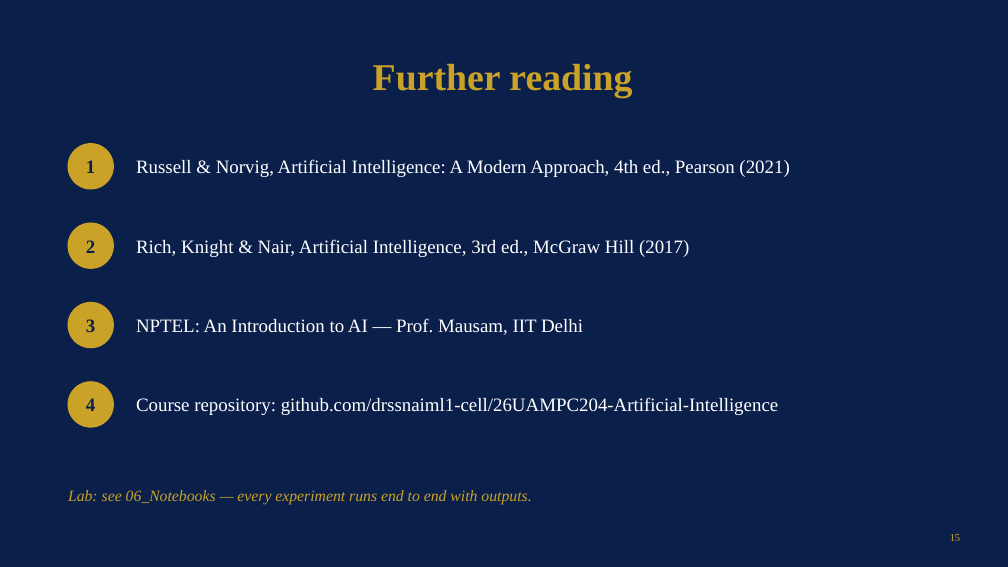
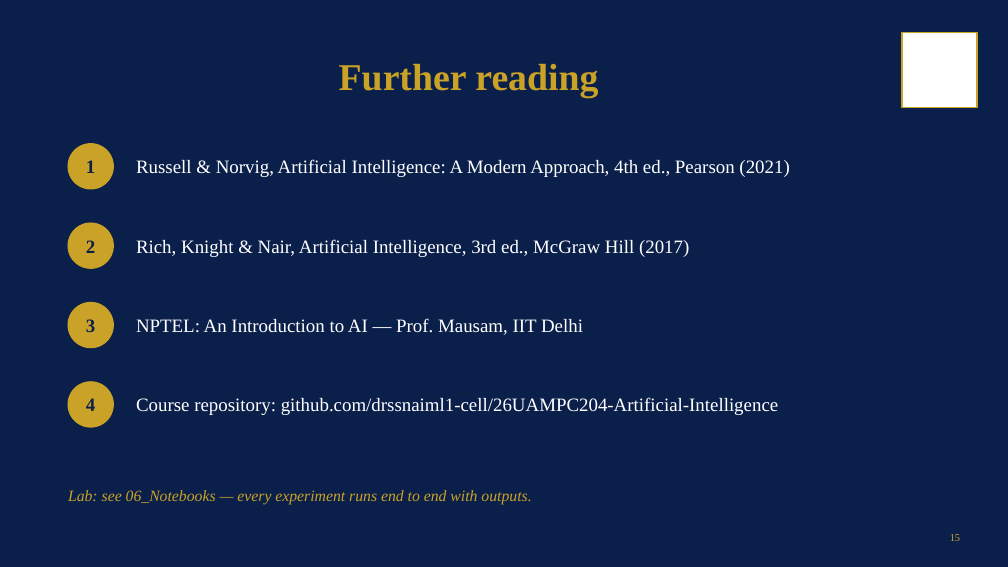
Before and after one commit to drssnaiml1-cell/26UAMPC204-Artificial-Intelligence, a slide deck: slide 15 of 02_PPT/Unit_1_AI_26UAMPC204.pptx. Drawn at 1008x567 pixels with LibreOffice and Linux fonts; fonts in the diff are those of the drawing; background and template pictures are left out. Boxes give left, top, right and bottom in pixels: in the first picture for what was removed or moved away, otherwise in the second. Text is boxed around its words. In the diff, an @@ line names an element or a change of style, - is before the commit and + after.

```diff
--- a/02_PPT/Unit_1_AI_26UAMPC204.pptx
+++ b/02_PPT/Unit_1_AI_26UAMPC204.pptx
@@ title "Further reading": place and size @@
-title "Further reading" at box(373, 63, 632, 98)
+title "Further reading" at box(339, 63, 598, 98)
@@ rectangle added at box(902, 33, 977, 107), fill #FFFFFF, outline #C9A227 1.5 pt @@
```
Also in this commit, not shown: 14 other slides changed, 43 other files.
